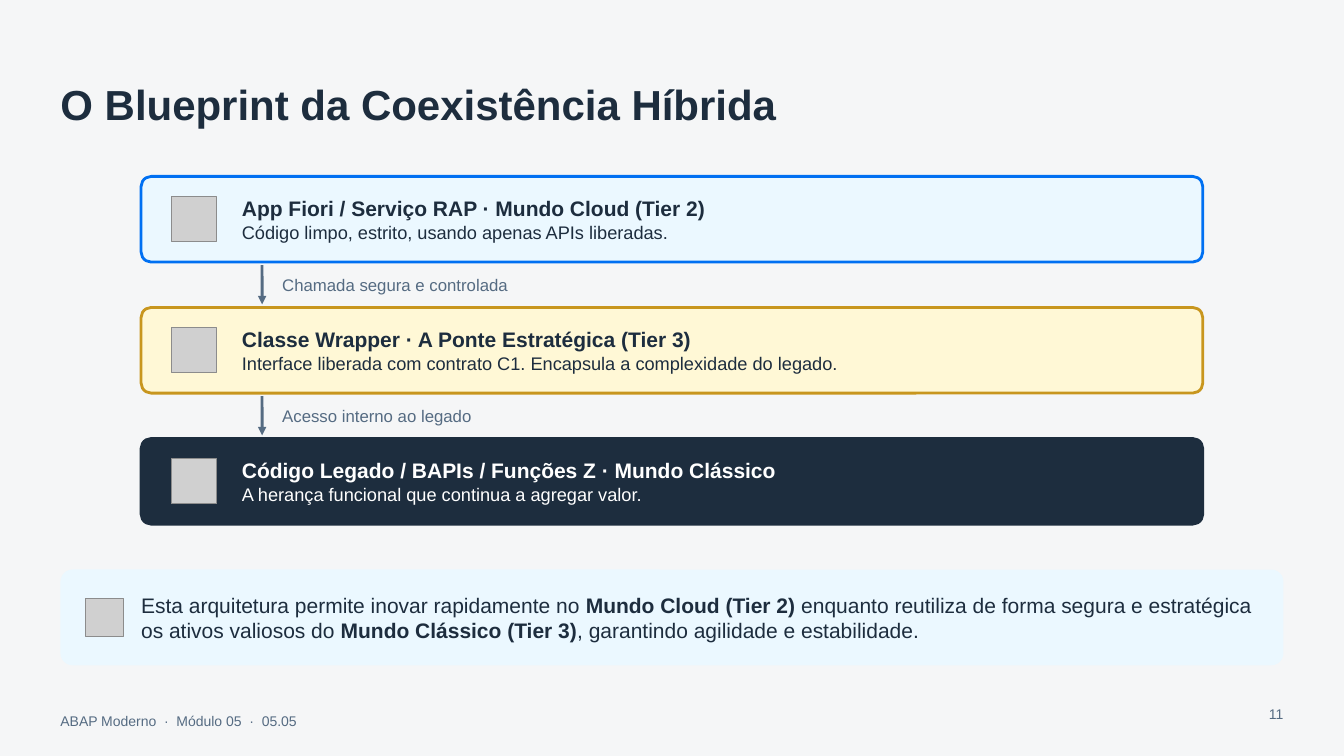
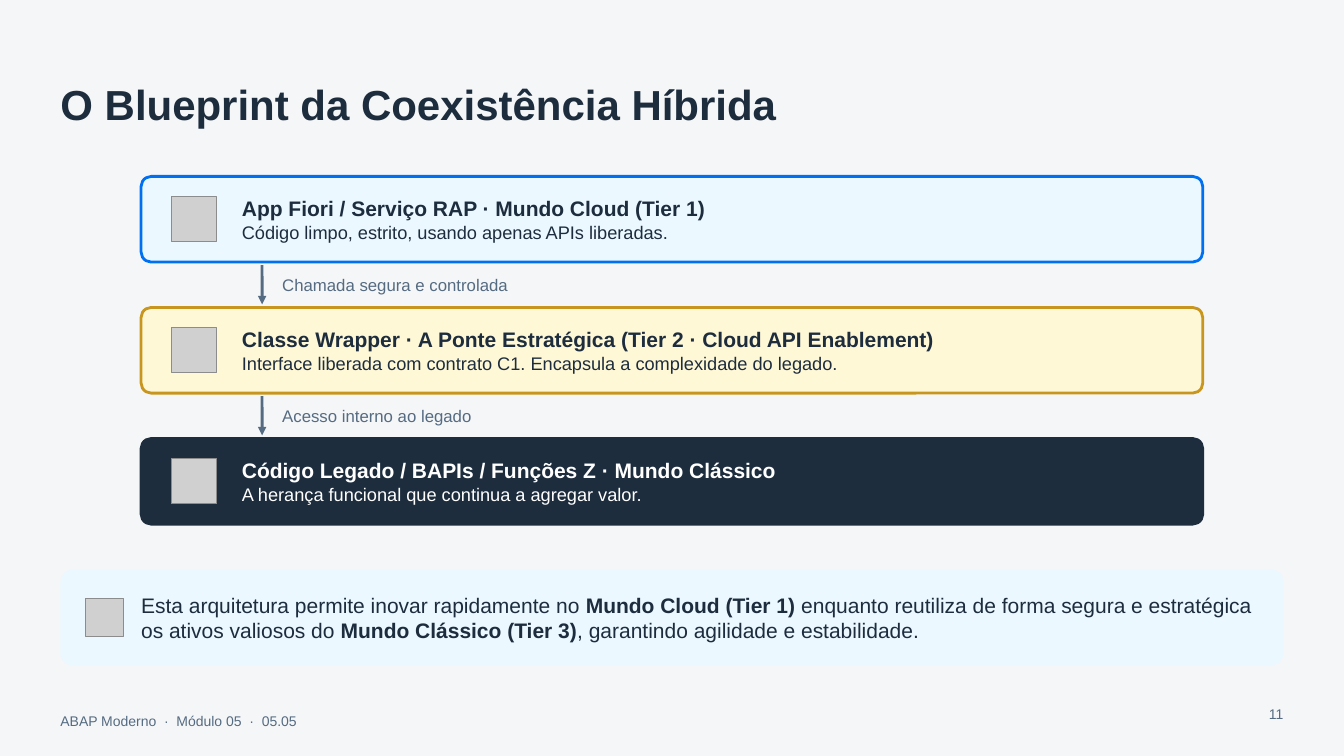
Before and after one commit to AdrianoBispo/estude-sap-abap-moderno, a slide deck: slide 11 of modulo-05/05.05 - Considerações Especiais para SAP S_4HANA Cloud Private Edition e On-Premise/05.05_Dominando_os_Dois_Mundos_Estratégia_Clean_Core.pptx. Drawn at 1344x756 pixels with LibreOffice and Linux fonts; fonts in the diff are those of the drawing; grey boxes stand for pictures. Boxes give left, top, right and bottom in pixels: in the first picture for what was removed or moved away, otherwise in the second. Text is boxed around its words. In the diff, an @@ line names an element or a change of style, - is before the commit and + after.

```diff
--- a/modulo-05/05.05 - Considerações Especiais para SAP S_4HANA Cloud Private Edition e On-Premise/05.05_Dominando_os_Dois_Mundos_Estratégia_Clean_Core.pptx
+++ b/modulo-05/05.05 - Considerações Especiais para SAP S_4HANA Cloud Private Edition e On-Premise/05.05_Dominando_os_Dois_Mundos_Estratégia_Clean_Core.pptx
@@ text at (242, 200, 705, 221): text changed @@
-App Fiori / Serviço RAP · Mundo Cloud (Tier 2)
+App Fiori / Serviço RAP · Mundo Cloud (Tier 1)
@@ text at (242, 331, 934, 352): text changed @@
-Classe Wrapper · A Ponte Estratégica (Tier 3)
+Classe Wrapper · A Ponte Estratégica (Tier 2 · Cloud API Enablement)
@@ text at (141, 597, 1252, 642): text changed @@
-Esta arquitetura permite inovar rapidamente no Mundo Cloud (Tier 2) enquanto reutiliza de forma segura e estratégica os ativos valiosos do Mundo Clássico (Tier 3), garantindo agilidade e estabilidade.
+Esta arquitetura permite inovar rapidamente no Mundo Cloud (Tier 1) enquanto reutiliza de forma segura e estratégica os ativos valiosos do Mundo Clássico (Tier 3), garantindo agilidade e estabilidade.
```
Also in this commit, not shown: 11 other slides changed, 1 slide added, 1 other file.
